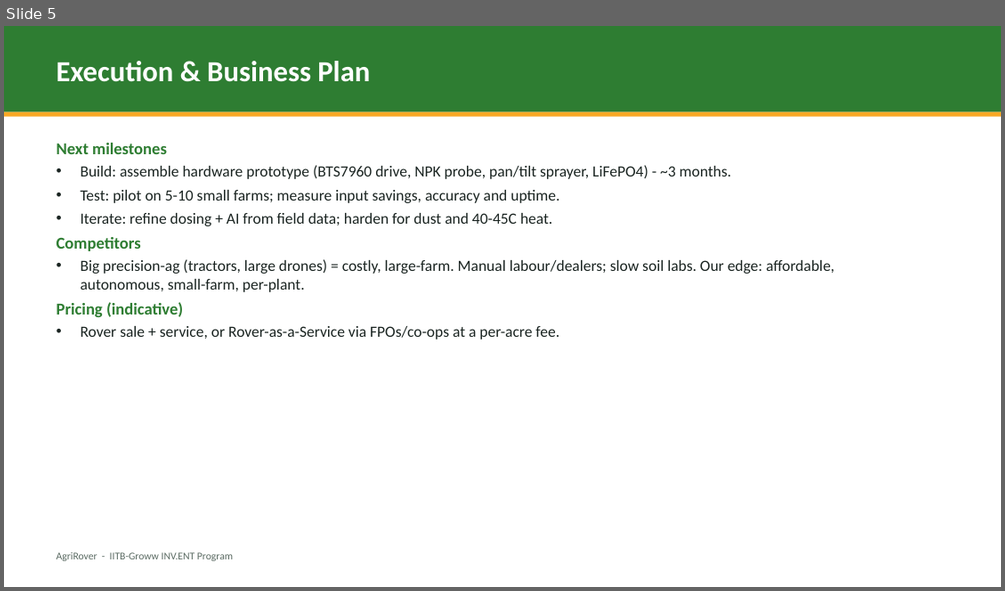
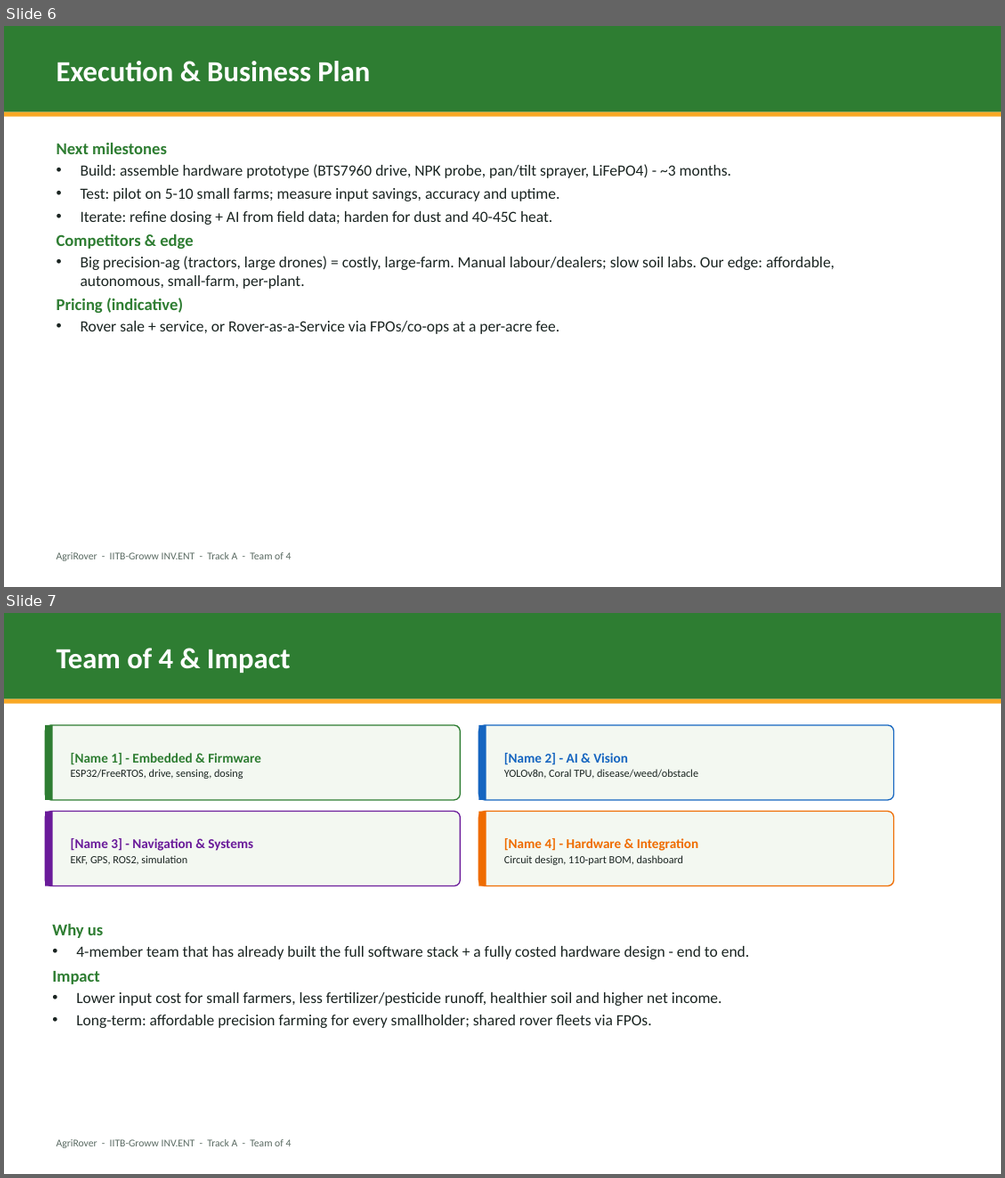
Before and after one commit to aman123825/agrobot, a slide deck: AgriRover_Pitch.pptx. Shown one above the other, each under a label of ours: slide 5 before the commit, slides 6 and 7 after it. The pictures are 1005x591 and 1005x1178 pixels, drawn with LibreOffice and Linux fonts; fonts in the diff are those of the drawing. Boxes give left, top, right and bottom in pixels: in the first picture for what was removed or moved away, otherwise in the second. Text is boxed around its words. In the diff, an @@ line names an element or a change of style, - is before the commit and + after.

Commit message:
Expand deck: add 'What we've built' traction slide, team-of-4, real costed BOM budget

```diff
--- a/AgriRover_Pitch.pptx
+++ b/AgriRover_Pitch.pptx
@@ slide 7 added at [4,613,1001,1174], background #FFFFFF @@
@@ rectangle added at [4,613,1001,699], fill #2E7D32 @@
@@ text added at [57,648,291,673], 28 pt, text #FFFFFF, bold @@
+Team of 4 & Impact
@@ rectangle added at [4,699,1001,704], fill #F9A825 @@
@@ rounded rectangle added at [45,725,461,800], fill #F3F8F1, outline #2E7D32 1.1 pt @@
@@ rectangle added at [45,725,53,800], fill #2E7D32 @@
@@ rounded rectangle added at [479,725,894,800], fill #F3F8F1, outline #1565C0 1.1 pt @@
@@ rectangle added at [479,725,486,800], fill #1565C0 @@
@@ text added at [71,753,261,779], 10.5 pt, text #1A2421 @@
+[Name 1] - Embedded & Firmware
+ESP32/FreeRTOS, drive, sensing, dosing
@@ text added at [504,753,698,779], 10.5 pt, text #1A2421 @@
+[Name 2] - AI & Vision
+YOLOv8n, Coral TPU, disease/weed/obstacle
@@ rounded rectangle added at [45,811,461,886], fill #F3F8F1, outline #6A1B9A 1.1 pt @@
@@ rectangle added at [45,811,53,886], fill #6A1B9A @@
@@ rounded rectangle added at [479,811,894,886], fill #F3F8F1, outline #EF6C00 1.1 pt @@
@@ rectangle added at [479,811,486,886], fill #EF6C00 @@
@@ text added at [71,838,253,865], 13 pt, text #6A1B9A, bold @@
+[Name 3] - Navigation & Systems
+EKF, GPS, ROS2, simulation
@@ text added at [504,838,698,865], 10.5 pt, text #1A2421 @@
+[Name 4] - Hardware & Integration
+Circuit design, 110-part BOM, dashboard
@@ text added at [52,924,749,1028], 15 pt, text #1A2421 @@
+Why us
+• 4-member team that has already built the full software stack + a fully costed hardware design - end to end.
+Impact
+• Lower input cost for small farmers, less fertilizer/pesticide runoff, healthier soil and higher net income.
+• Long-term: affordable precision farming for every smallholder; shared rover fleets via FPOs.
@@ text added at [57,1139,291,1148], 10 pt, text #5B6B63 @@
+AgriRover - IITB-Groww INV.ENT - Track A - Team of 4
@@ what was slide 5 is now slide 6 @@
@@ slide 6 changed as well @@
@@ text at [57,234,193,248]: text changed @@
-Competitors
+Competitors & edge
@@ text at [57,552,291,561]: text changed @@
-AgriRover - IITB-Groww INV.ENT Program
+AgriRover - IITB-Groww INV.ENT - Track A - Team of 4
```
Also in this commit, not shown: 4 other slides changed, 2 other slides added, 2 slides removed.
